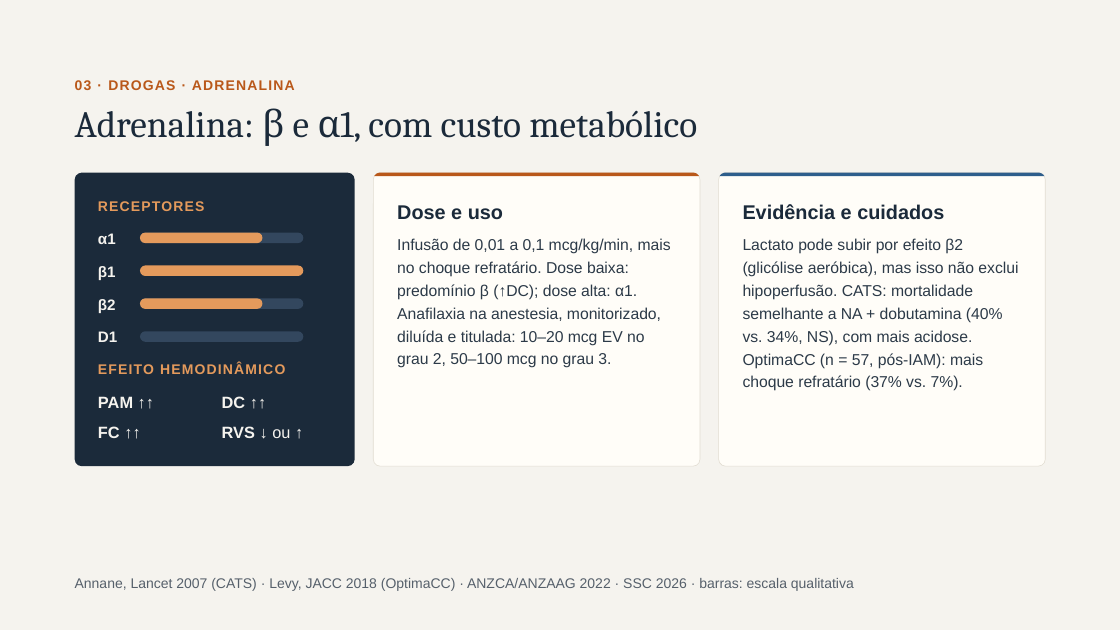
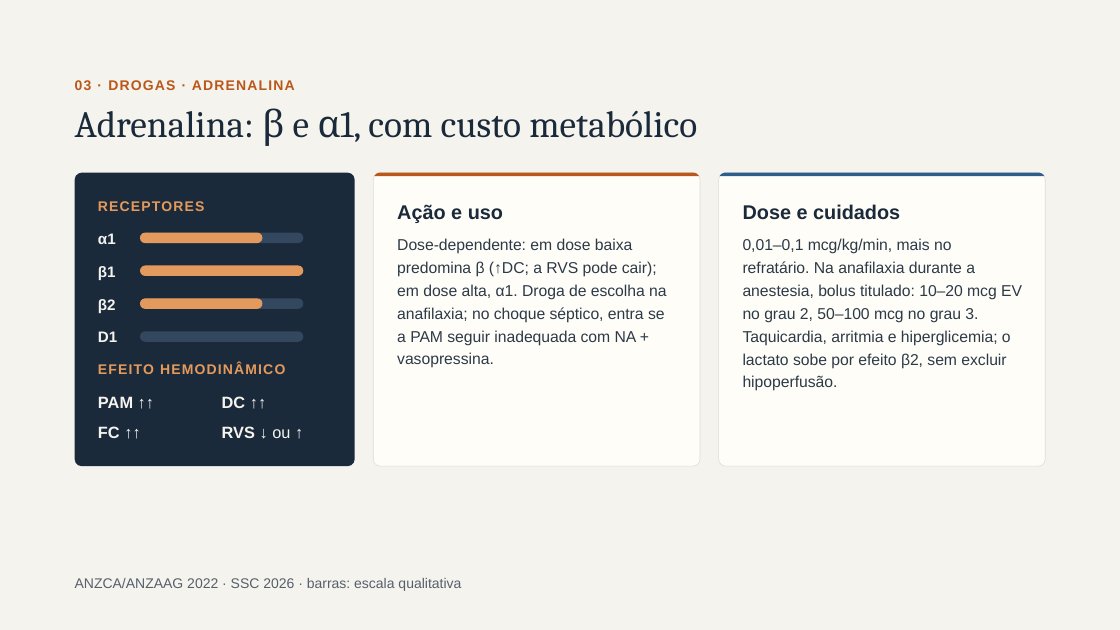
Before and after one commit to brunomoraesdubois-bit/Bruno, a slide deck: slide 6 of apresentacao/Aminas_Vasoativas.pptx. Drawn at 1120x630 pixels with LibreOffice and Linux fonts; fonts in the diff are those of the drawing. Boxes give left, top, right and bottom in pixels: in the first picture for what was removed or moved away, otherwise in the second. Text is boxed around its words. In the diff, an @@ line names an element or a change of style, - is before the commit and + after.

```diff
--- a/apresentacao/Aminas_Vasoativas.pptx
+++ b/apresentacao/Aminas_Vasoativas.pptx
@@ text at box(397, 204, 503, 223): text changed @@
-Dose e uso
+Ação e uso
@@ text at box(743, 204, 900, 220): text changed @@
-Evidência e cuidados
+Dose e cuidados
@@ text at box(397, 238, 666, 368): text changed @@
-Infusão de 0,01 a 0,1 mcg/kg/min, mais no choque refratário. Dose baixa: predomínio β (↑DC); dose alta: α1. Anafilaxia na anestesia, monitorizado, diluída e titulada: 10–20 mcg EV no grau 2, 50–100 mcg no grau 3.
+Dose-dependente: em dose baixa predomina β (↑DC; a RVS pode cair); em dose alta, α1. Droga de escolha na anafilaxia; no choque séptico, entra se a PAM seguir inadequada com NA + vasopressina.
@@ text at box(743, 238, 1022, 391): text changed @@
-Lactato pode subir por efeito β2 (glicólise aeróbica), mas isso não exclui hipoperfusão. CATS: mortalidade semelhante a NA + dobutamina (40% vs. 34%, NS), com mais acidose. OptimaCC (n = 57, pós-IAM): mais choque refratário (37% vs. 7%).
+0,01–0,1 mcg/kg/min, mais no refratário. Na anafilaxia durante a anestesia, bolus titulado: 10–20 mcg EV no grau 2, 50–100 mcg no grau 3. Taquicardia, arritmia e hiperglicemia; o lactato sobe por efeito β2, sem excluir hipoperfusão.
@@ text at box(75, 578, 461, 591): text changed @@
-Annane, Lancet 2007 (CATS) · Levy, JACC 2018 (OptimaCC) · ANZCA/ANZAAG 2022 · SSC 2026 · barras: escala qualitativa
+ANZCA/ANZAAG 2022 · SSC 2026 · barras: escala qualitativa
```
Also in this commit, not shown: 13 other slides changed, 3 slides added, 3 slides removed, 22 other files.
